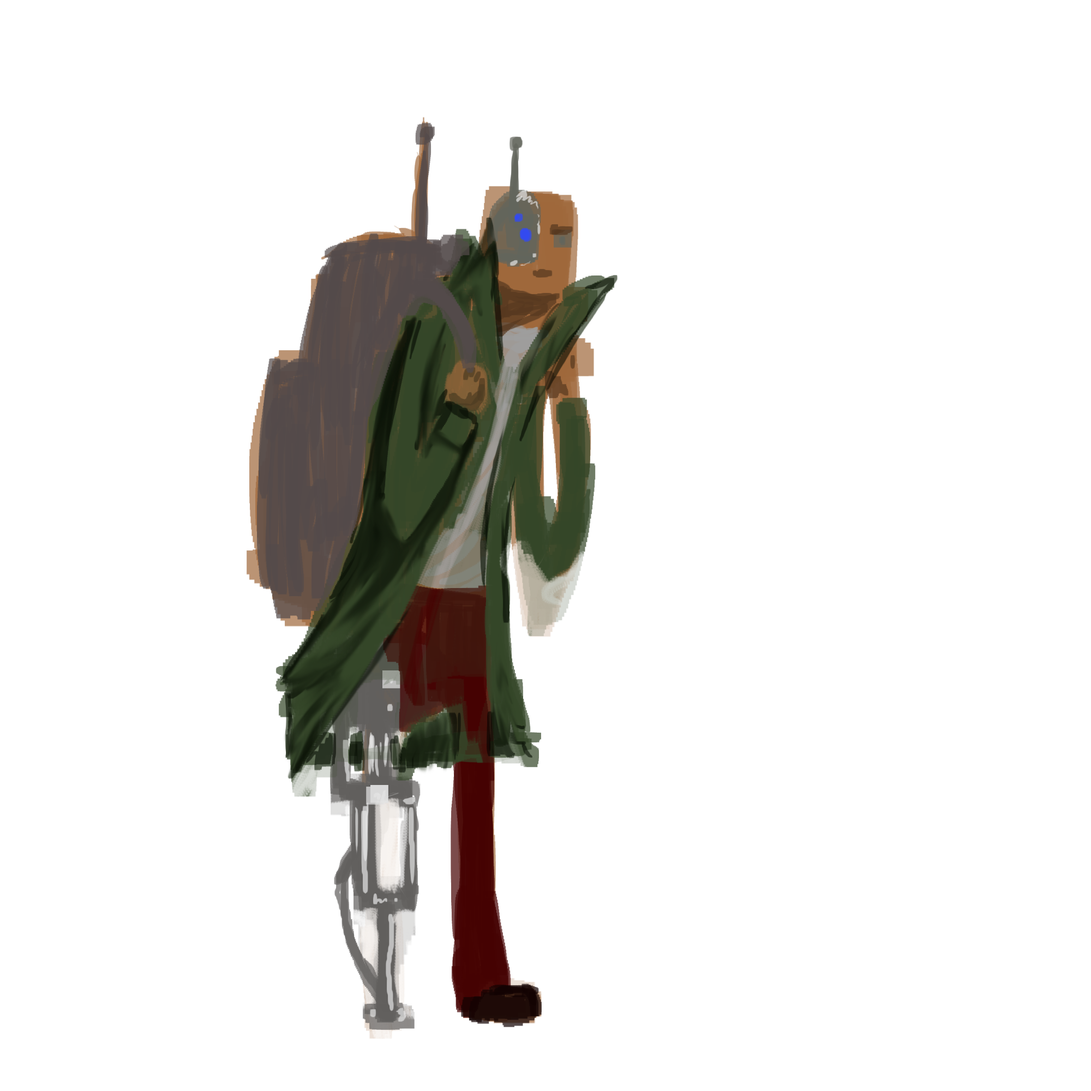
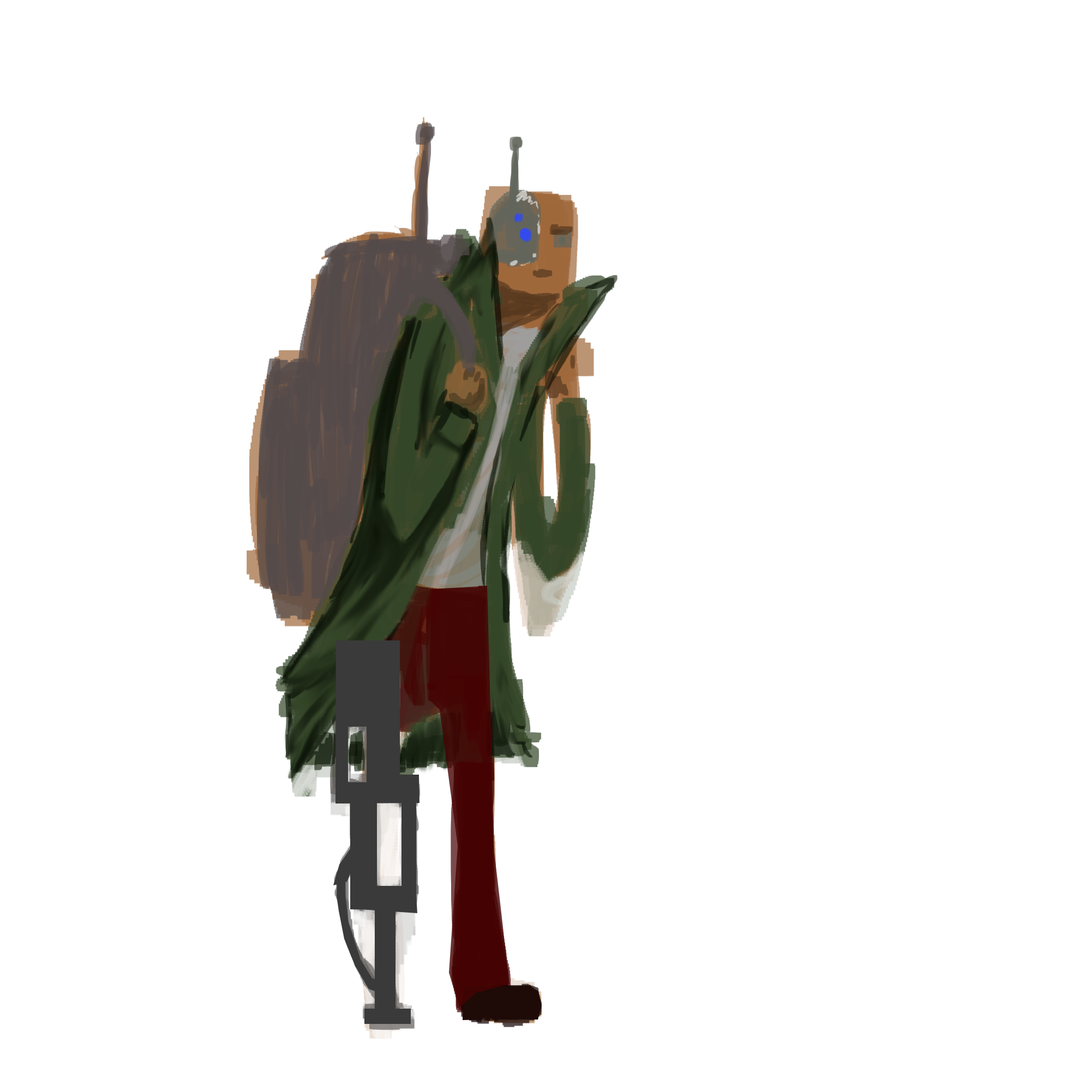
Two versions of the same layered image (1091×1091). Layer-by-layer changes:
added group "Group 2" with 2 layers above "Group 1" over bbox(428, 586, 542, 1021)
added layer "Rectangle 2" (80%) in group "Group 2" over bbox(428, 586, 510, 1008)
added layer "Rectangle 3" in group "Group 2" over bbox(462, 986, 542, 1021)
added group "Group 1" with 1 layers above "Layer 6" over bbox(333, 640, 420, 1025)
added layer "Rectangle 1" in group "Group 1" over bbox(333, 640, 420, 1025)
